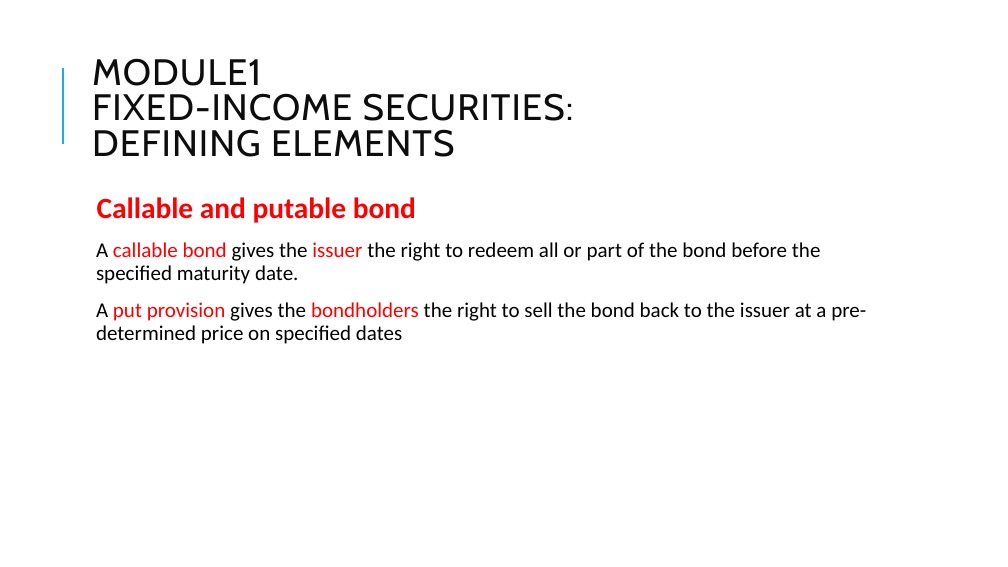
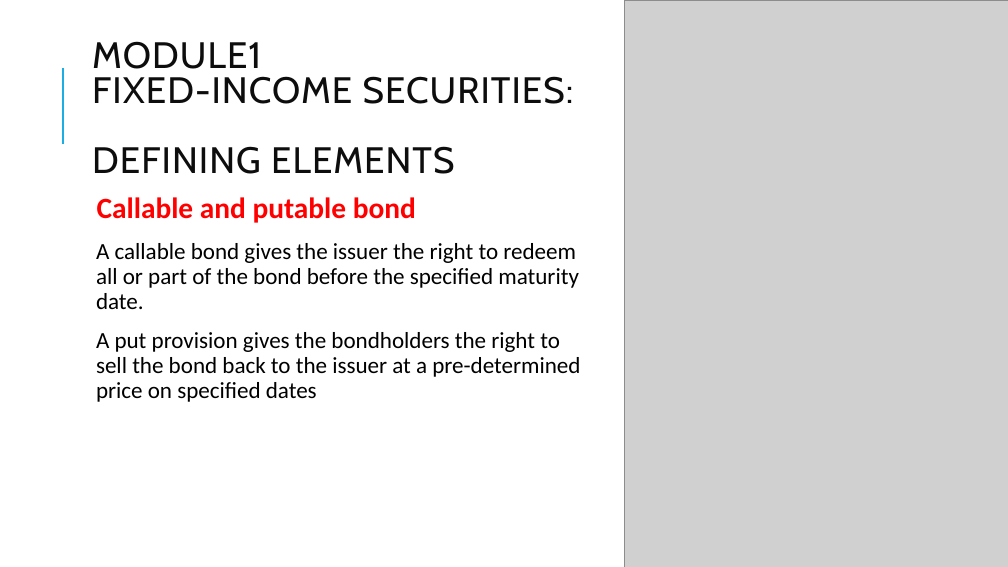
Before and after one commit to Isco0530/data, a slide deck: slide 42 of Fixed Income.pptx. Drawn at 1008x567 pixels with LibreOffice and Linux fonts; fonts in the diff are those of the drawing; grey boxes stand for pictures. Boxes give left, top, right and bottom in pixels: in the first picture for what was removed or moved away, otherwise in the second. Text is boxed around its words. In the diff, an @@ line names an element or a change of style, - is before the commit and + after.

```diff
--- a/Fixed Income.pptx
+++ b/Fixed Income.pptx
@@ picture added at [625, 0, 1008, 567] @@
@@ title "MODULE1 FIXED-INCOME SECURITIES: DEFINING ELEMENTS" rewrapped from [92, 58, 574, 157] to [92, 41, 574, 174] @@
@@ text at [96, 243, 580, 402]: size 20 to 22 pt; text colour #FF0000 to #000000 in "callable bond issuer", "put provision bondholders" @@
```
Also in this commit, not shown: 3 other slides changed, 1 slide removed.
